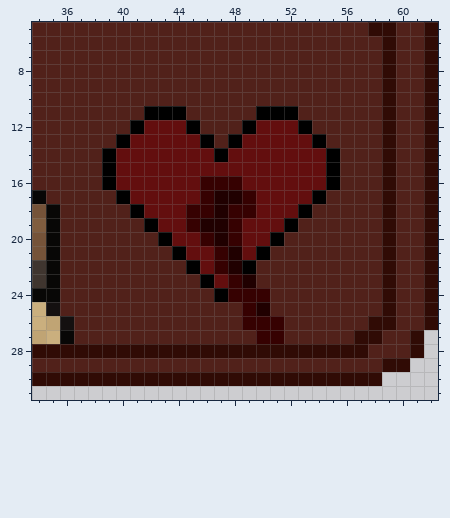
Two versions of one pixel-art file, Assets/Sprites/Thorensen/UI_Faces/TURNbasedOrderbgThorensen.aseprite. Above, as it was before the edit.
64x32 pixels, 1 frame. Shown: x 34..62, y 5..31.
After the commit:
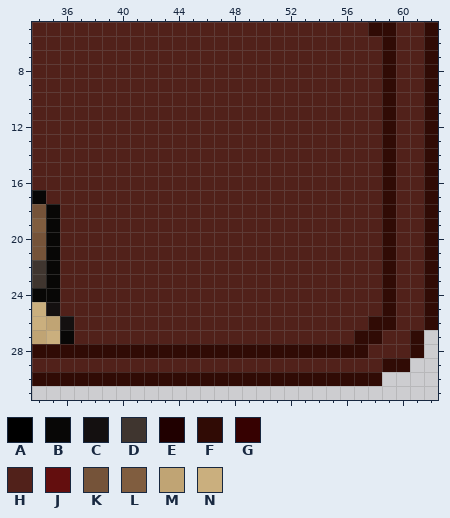
Palette (. is transparent): A #000000  B #080706  C #141010  D #3f352f  E #200000  F #300b05  G #360101  H #51211a  J #630e0e  K #755339  L #805d3f  M #c0a474  N #caaf7e
The edit:
--- layer "Layer 2"
@@ x 34..62 @@
 10 HHHHHHHHHHHHHHHHHHHHHHHHHFHHF
-11 HHHHHHHHAAAHHHHHAAAHHHHHHFHHF
-12 HHHHHHHAJJJAHHHAJJJAHHHHHFHHF
-13 HHHHHHAJJJJJAHAJJJJJAHHHHFHHF
-14 HHHHHAJJJJJJJAJJJJJJJAHHHFHHF
-15 HHHHHAJJJJJJJJJJJJJJJAHHHFHHF
-16 HHHHHAJJJJJJGGGJJJJJJAHHHFHHF
-17 BHHHHHAJJJJJGEEGJJJJAHHHHFHHF
-18 KBHHHHHAJJJGGEGGJJJAHHHHHFHHF
-19 LBHHHHHHAJJGEEGJJJAHHHHHHFHHF
-20 KBHHHHHHHAJJGEGJJAHHHHHHHFHHF
-21 KBHHHHHHHHAJJGEJAHHHHHHHHFHHF
-22 DBHHHHHHHHHAJGEAHHHHHHHHHFHHF
-23 DBHHHHHHHHHHAJGEHHHHHHHHHFHHF
-24 BBHHHHHHHHHHHAGGGHHHHHHHHFHHF
-25 NCHHHHHHHHHHHHHGEHHHHHHHHFHHF
-26 NMCHHHHHHHHHHHHGGGHHHHHHFFHHF
-27 MNBHHHHHHHHHHHHHGGHHHHHFFHHF.
+11 HHHHHHHHHHHHHHHHHHHHHHHHHFHHF
+12 HHHHHHHHHHHHHHHHHHHHHHHHHFHHF
+13 HHHHHHHHHHHHHHHHHHHHHHHHHFHHF
+14 HHHHHHHHHHHHHHHHHHHHHHHHHFHHF
+15 HHHHHHHHHHHHHHHHHHHHHHHHHFHHF
+16 HHHHHHHHHHHHHHHHHHHHHHHHHFHHF
+17 BHHHHHHHHHHHHHHHHHHHHHHHHFHHF
+18 KBHHHHHHHHHHHHHHHHHHHHHHHFHHF
+19 LBHHHHHHHHHHHHHHHHHHHHHHHFHHF
+20 KBHHHHHHHHHHHHHHHHHHHHHHHFHHF
+21 KBHHHHHHHHHHHHHHHHHHHHHHHFHHF
+22 DBHHHHHHHHHHHHHHHHHHHHHHHFHHF
+23 DBHHHHHHHHHHHHHHHHHHHHHHHFHHF
+24 BBHHHHHHHHHHHHHHHHHHHHHHHFHHF
+25 NCHHHHHHHHHHHHHHHHHHHHHHHFHHF
+26 NMCHHHHHHHHHHHHHHHHHHHHHFFHHF
+27 MNBHHHHHHHHHHHHHHHHHHHHFFHHF.
 28 FFFFFFFFFFFFFFFFFFFFFFFFHHHF.
Pixel boxes of the changes (left, top, right, bottom) in both pictures:
changed: (102, 106, 340, 344)
